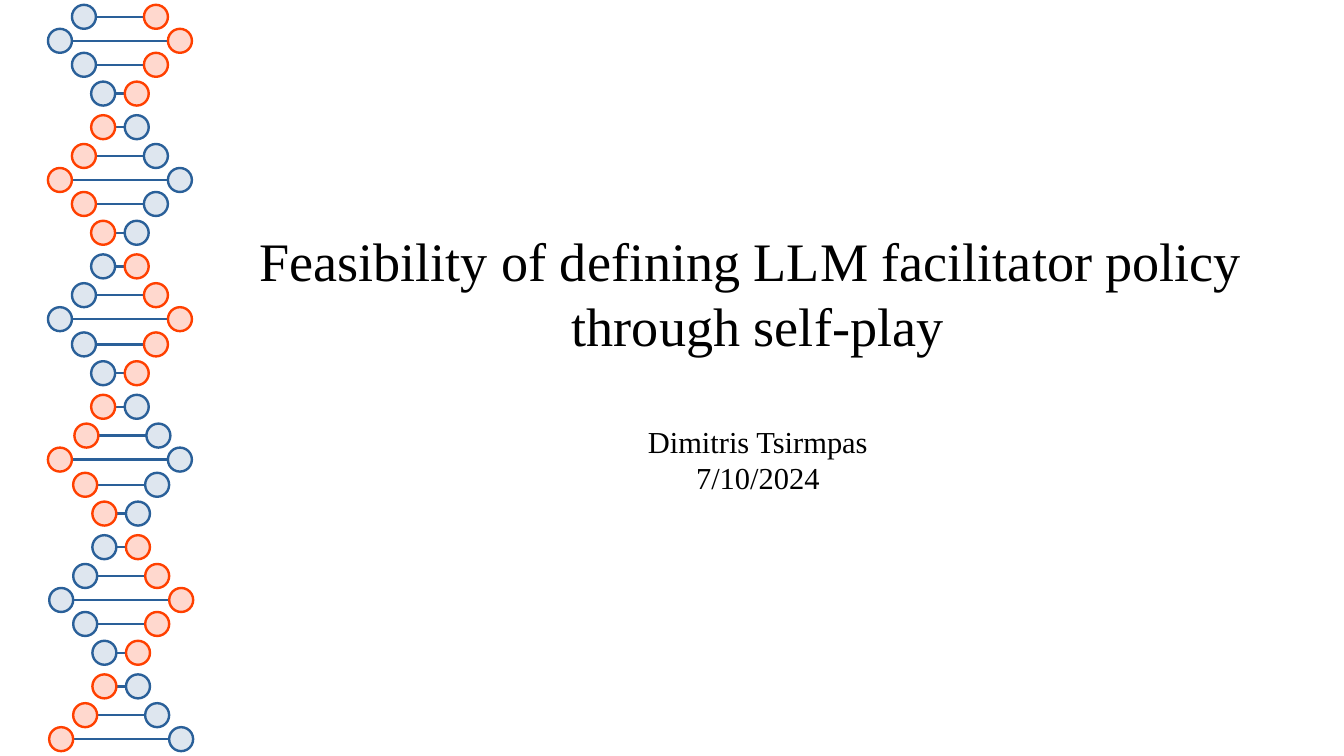
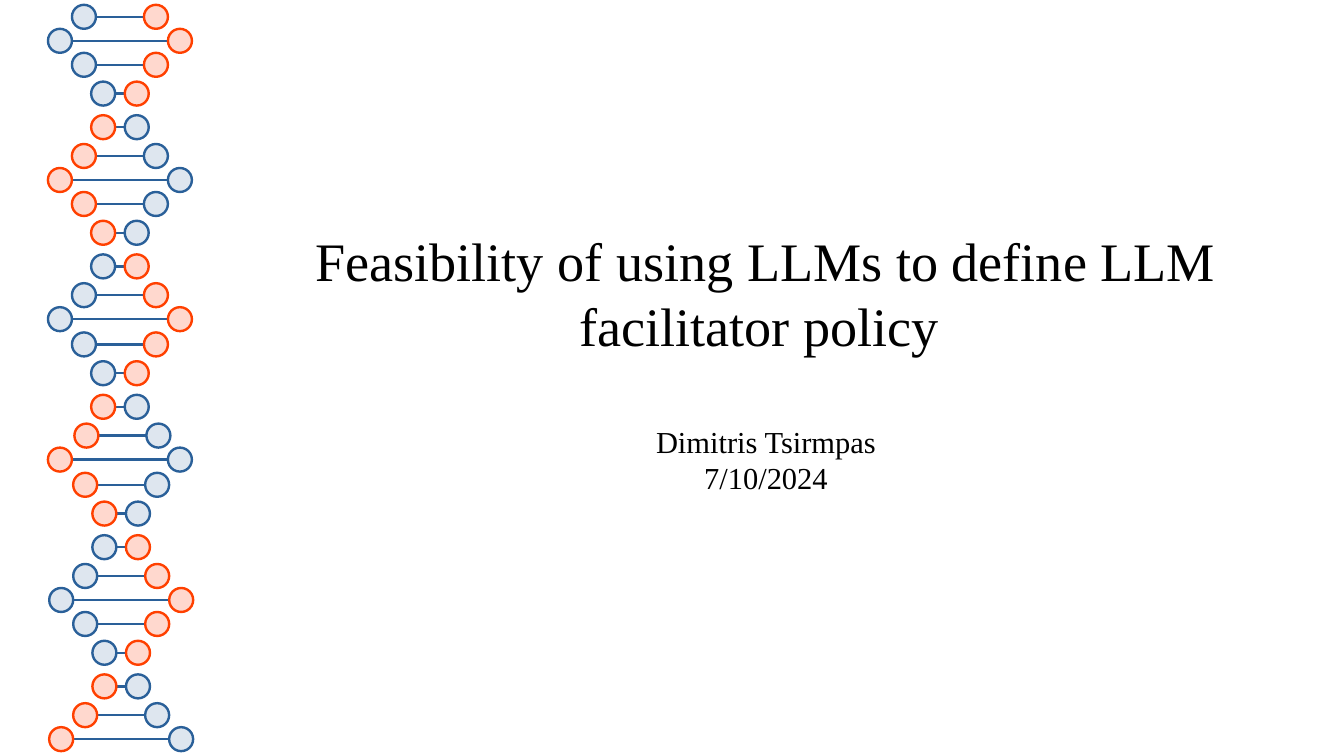
Before and after one commit to dimits-ts/llm_moderation_research, a slide deck: slide 1 of presentations/llm_policy_feasibility.odp. Drawn at 1344x756 pixels with LibreOffice and Linux fonts; fonts in the diff are those of the drawing. Boxes give left, top, right and bottom in pixels: in the first picture for what was removed or moved away, otherwise in the second. Text is boxed around its words. In the diff, an @@ line names an element or a change of style, - is before the commit and + after.

```diff
--- a/presentations/llm_policy_feasibility.odp
+++ b/presentations/llm_policy_feasibility.odp
@@ subtitle "Feasibility of using LLMs to ...": place and size @@
-subtitle "Feasibility of using LLMs to ..." at (259, 243, 1241, 490)
+subtitle "Feasibility of using LLMs to ..." at (315, 243, 1215, 490)
@@ subtitle at (315, 243, 1215, 357): text changed @@
-Feasibility of defining LLM facilitator policy
-through self-play
+Feasibility of using LLMs to define LLM facilitator policy
```
Also in this commit, not shown: 10 other slides changed, 4 slides added, 1 slide removed.
